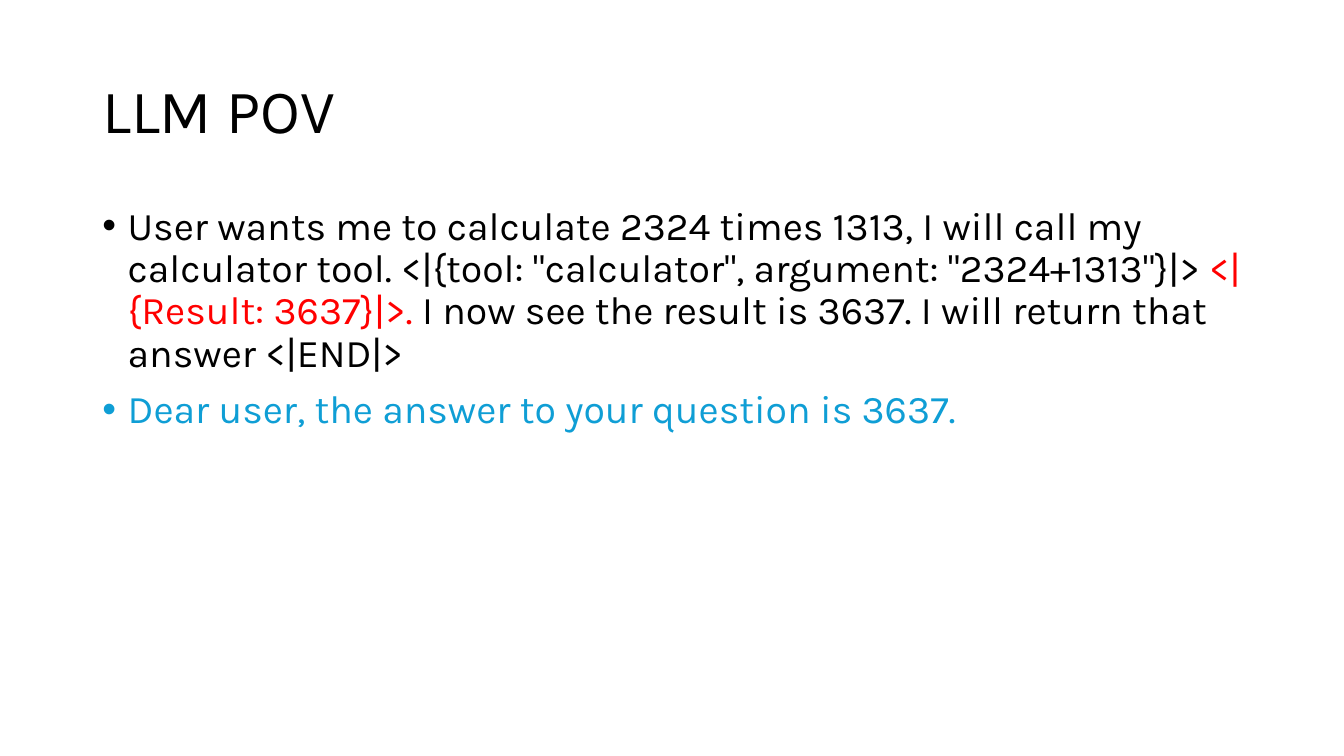
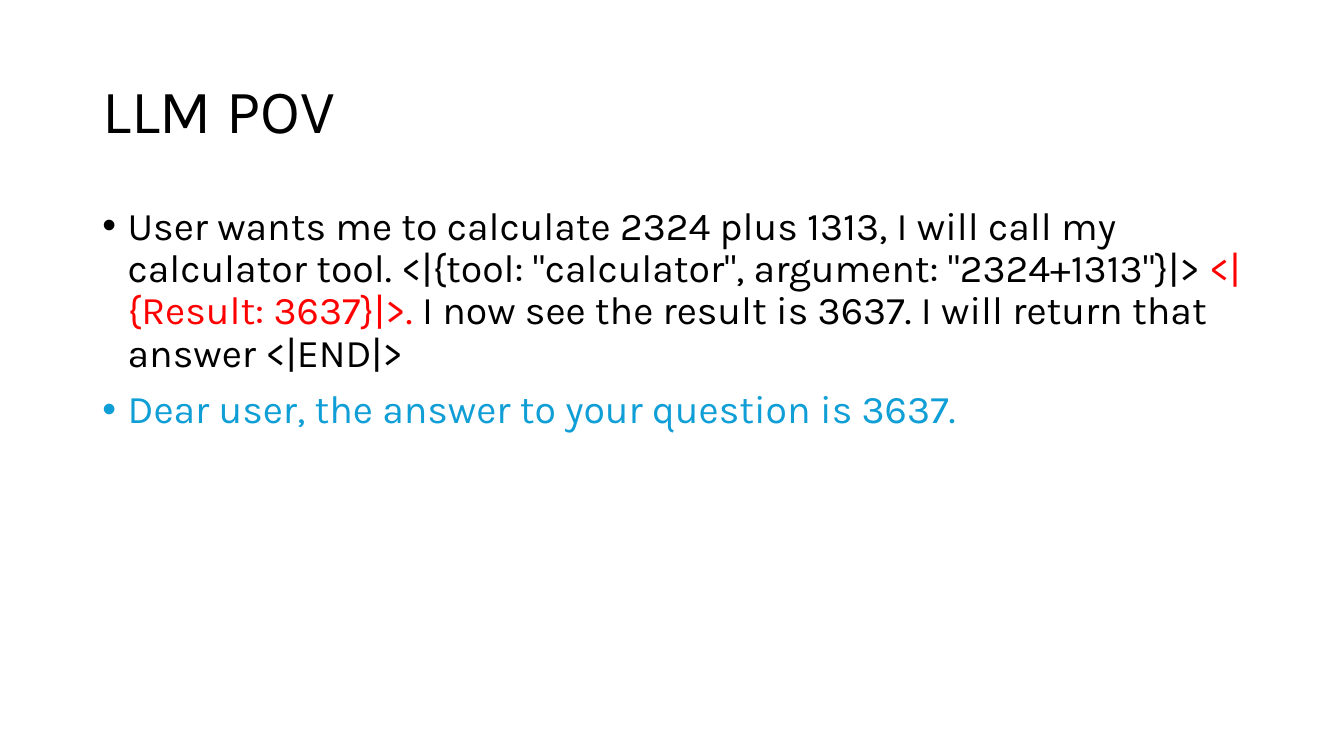
Before and after one commit to acceleratescience/large-language-models, a slide deck: slide 21 of slides/9-rag.pptx (slide 22 before the commit). Drawn at 1344x756 pixels with LibreOffice and Linux fonts; fonts in the diff are those of the drawing. Boxes give left, top, right and bottom in pixels: in the first picture for what was removed or moved away, otherwise in the second. Text is boxed around its words. In the diff, an @@ line names an element or a change of style, - is before the commit and + after.

```diff
--- a/slides/9-rag.pptx
+++ b/slides/9-rag.pptx
@@ text at [128, 213, 1207, 372]: text changed @@
-• User wants me to calculate 2324 times 1313, I will call my calculator tool. <|{tool: "calculator", argument: "2324+1313"}|> <|{Result: 3637}|>. I now see the result is 3637. I will return that answer <|END|>
+• User wants me to calculate 2324 plus 1313, I will call my calculator tool. <|{tool: "calculator", argument: "2324+1313"}|> <|{Result: 3637}|>. I now see the result is 3637. I will return that answer <|END|>
```
Also in this commit, not shown: 5 other slides changed, 1 slide removed.
